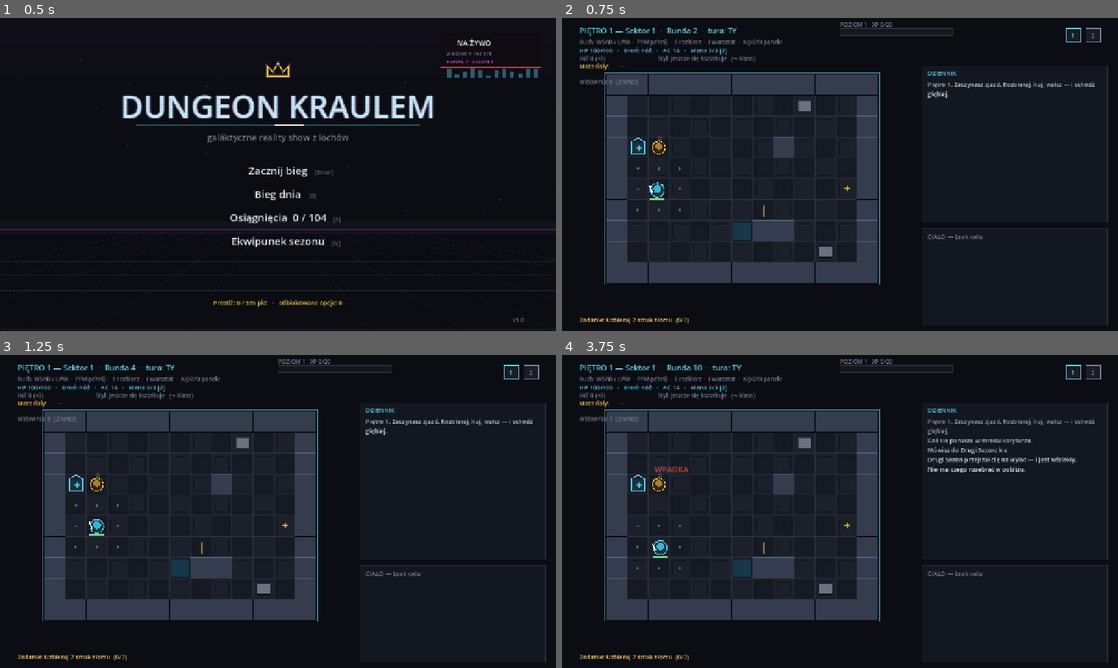
Above: before the commit, frames 1-4 (two rows, left to right).
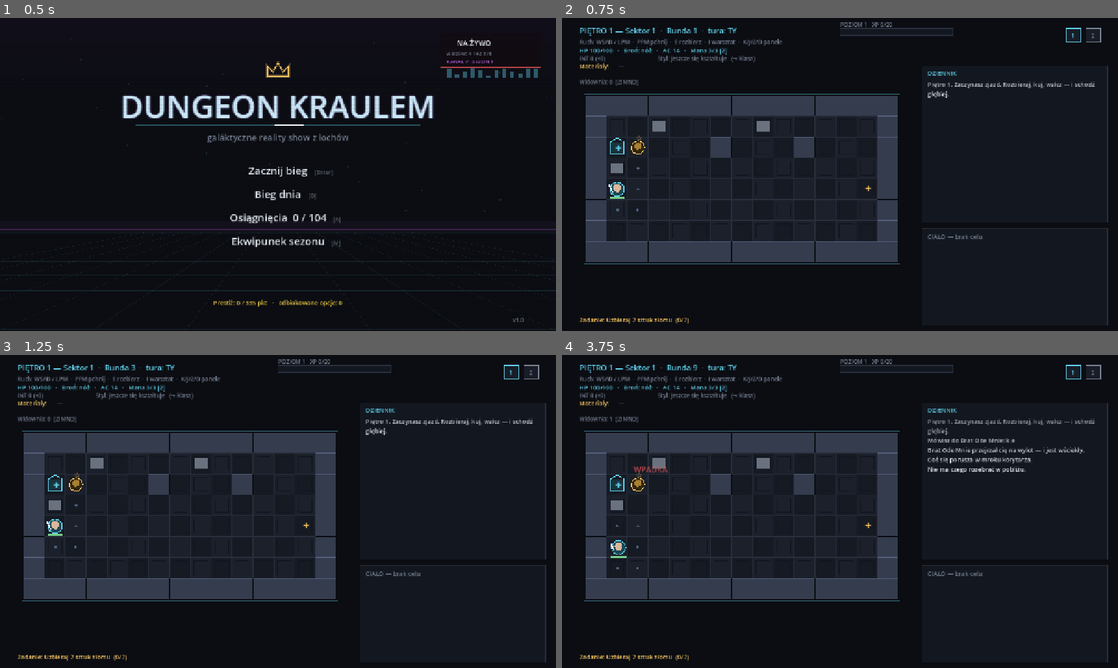
Above: after the commit, the same moments.

Repository: misiumen/crawlergame
Game: Godot game, scene res://scenes/Slice.tscn
Same seed, same stepped clock (60 frames per second), same inputs: the game is played once before the commit and once after it.
Inputs (mouse positions are in pixels of both pictures, inside the frame that each line leads up to):
- Up to frame 1 (0.5 s): no input
- Up to frame 2 (0.75 s): tap Enter at 0.5, 0.6 s; move the mouse to (962, 158) at 0.52 s; hold D from 0.53 s (still down); click (962, 158) at 0.67 s
- Up to frame 3 (1.25 s): keep holding D; tap Space at 0.77, 1.07 s; tap Keypad Enter at 0.8 s
- Up to frame 4 (3.75 s): tap Space at 1.25, 1.52, 1.82, 2.75, 3.02, 3.32 s; move the mouse to (728, 527) at 1.27 s; release D at 1.28 s; hold Down 1.28-2.03 s; tap Keypad Enter at 1.35 s; tap N at 1.55, 2.1 s; tap Enter at 2, 3.5 s; move the mouse to (895, 442) at 2.02 s; hold D 2.03-2.78 s; tap K at 2.3, 2.85 s; move the mouse to (812, 574) at 2.77 s; hold Up 2.78-3.53 s; click (812, 574) at 2.92 s; tap E at 3.05, 3.6 s; move the mouse to (1006, 558) at 3.52 s; hold A from 3.53 s (still down)

Frame 1 is identical in both runs. In frame 2, 21% of the frame differs, in the area x 4-61%, y 3-86%; in frame 3, 21%; in frame 4, 21%, in the area x 4-94%, y 3-86%.

Commit message:
Character creator before each run (identity + looks, live preview)
Playtest: picking the loadout through the meta screen was tedious. New
pre-run REJESTRACJA UCZESTNIKA screen (Abiotic-Factor-style):

- flow: title Start/New/Daily (and the meta screen's start) all open the
  creator; Enter with a save still continues directly; Esc backs out
- identity (left): owned species + origins, click to pick, hover shows the
  reward text under the preview; note points to the prestige shop [M]
- looks (right): steppers for skin, hair + color, torso shape, suit color,
  legs shape + color, feet — data in new sim/appearance.gd (5 skins,
  5 hairstyles, 5 hair colors, 3 torsos, 2 legs, 3 feet, 5 suit colors)
- live preview: procedural vector contestant on a neon pedestal breathing
  in place; the SAME appearance dict drives the in-game token (suit-tinted
  body, skin-colored head, hair arc)
- appearance persists to user://appearance.json AND rides into the run on
  player.flags - save round-trip tested
- ASCII <//> stepper glyphs: the web font fallback renders the triangle
  glyphs as tofu boxes

Gate: 648 GUT checks 0 failed, SMOKE OK (creator added to the smoke
walkthrough), web build screenshot-verified, exe + web zip rebuilt.

Co-Authored-By: Claude Opus 4.8 (1M context) <noreply@anthropic.com>

Diff:
--- a/dungeon-kraulem-godot/scenes/BoardView.gd
+++ b/dungeon-kraulem-godot/scenes/BoardView.gd
@@ -169,6 +169,9 @@
 var _run_seed: int = 20260605
 var _pending_daily := false      # title asked for the daily gauntlet
 var _reset_arm := false          # pause debug: achievements-wipe confirm armed
+var _creator_screen := false     # pre-run character creator (identity + looks)
+var _appearance: Dictionary = Appearance.defaults()
+var _cr_hover_desc := ""         # creator: reward text of the hovered identity row
 var _daily_run := false          # this run uses the shared date seed
 
 func _build() -> void:
@@ -517,22 +520,37 @@
 		elif kc == KEY_PAGEUP:   _ach_scroll = maxf(0.0, _ach_scroll - 480.0); queue_redraw()
 		return
 
-	# Title screen: Enter continues a save (or starts fresh), N forces a new run,
-	# A opens the achievements gallery.
+	# Character creator (sits on top of the title screen).
+	if _creator_screen:
+		if kc == KEY_ESCAPE:
+			_creator_screen = false
+			_play("close")
+			queue_redraw()
+		elif kc == KEY_ENTER or kc == KEY_KP_ENTER:
+			_creator_begin_run()
+		return
+
+	# Title screen: Enter continues a save (or opens the creator), N forces a
+	# new run, D the daily seed — both via the creator. A = achievements.
 	if _title:
 		if kc == KEY_A:
 			_open_ach_screen(); return
 		if kc == KEY_M:
 			_meta_screen = true; _meta_scroll = 0.0; queue_redraw(); return
 		if kc == KEY_D:
-			Save.clear()
 			_pending_daily = true
-			_build()
+			_open_creator()
 			return
 		if kc == KEY_N:
-			Save.clear()
-		if kc == KEY_ENTER or kc == KEY_KP_ENTER or kc == KEY_N or kc == KEY_SPACE:
-			_build()
+			_pending_daily = false
+			_open_creator()
+			return
+		if kc == KEY_ENTER or kc == KEY_KP_ENTER or kc == KEY_SPACE:
+			if Save.has_save():
+				_build()
+			else:
+				_pending_daily = false
+				_open_creator()
 		return
 
 	# Results screen: Enter starts a fresh run (after the read-your-death lockout).
@@ -837,9 +855,18 @@
 	_play("click")
 	var i: int = int(z.get("i", 0))
 	match z.get("kind", ""):
-		"title_continue", "title_start": _build()
-		"title_new":         Save.clear(); _build()
-		"title_daily":       Save.clear(); _pending_daily = true; _build()
+		"title_continue":    _build()
+		"title_start":       _pending_daily = false; _open_creator()
+		"title_new":         _pending_daily = false; _open_creator()
+		"title_daily":       _pending_daily = true; _open_creator()
+		"creator_back":      _creator_screen = false; _play("close"); queue_redraw()
+		"creator_start":     _creator_begin_run()
+		"cr_species":        MetaCatalog.set_species(z.get("s", "")); _play("click"); queue_redraw()
+		"cr_origin":         MetaCatalog.set_origin(z.get("s", "")); _play("click"); queue_redraw()
+		"cr_cyc":
+			_appearance = Appearance.cycle(_appearance, str(z.get("s", "")), int(z.get("i", 1)))
+			_play("click")
+			queue_redraw()
 		"summary_continue":
 			if _summary_lock <= 0.0:
 				_summary = {}; _summary_lines = []; _done = false
@@ -993,6 +1020,7 @@
 ## into the fresh-run player + run state. The faithful "menu of choices" payoff.
 func _apply_loadout() -> void:
 	var p := floor.player
+	p.flags["appearance"] = _appearance.duplicate()
 	var lo := MetaCatalog.loadout()
 	p.species_key = lo["species"]
 	p.origin_key = lo["origin"]
@@ -1337,11 +1365,11 @@
 		MetaCatalog.set_origin(key)
 	queue_redraw()
 
-## Start a fresh run from the loadout screen (abandons any in-progress save).
+## The loadout screen's START goes through the creator (it owns the final
+## confirm + appearance), abandoning any in-progress save on actual start.
 func _start_run_from_meta() -> void:
 	_meta_screen = false
-	Save.clear()
-	_build()
+	_open_creator()
 
 ## Open the achievements gallery. Looking at your own trophies is, itself, an
 ## achievement (a hidden one).
@@ -2832,6 +2860,12 @@
 		255: _char_screen = true
 		270: _char_screen = false; _pause_screen = true
 		285: _pause_screen = false
+		288: _open_creator()
+		292:
+			_appearance = Appearance.cycle(_appearance, "hair", 1)
+			_appearance = Appearance.cycle(_appearance, "skin", 1)
+		296:
+			_creator_screen = false
 		300:
 			print("SMOKE OK")
 			get_tree().quit(0)
@@ -2942,6 +2976,9 @@
 ## zones are rebuilt here so they always match exactly what is on screen.
 func _draw_ui(c: CanvasItem) -> void:
 	_click_zones.clear()
+	if _creator_screen:
+		_draw_creator(c)
+		return
 	# Full-screen content menus own the whole screen — no toasts layered over them.
 	if _meta_screen:
 		_draw_meta_screen(c)
@@ -3279,9 +3316,15 @@
 
 func _draw_player(e: CombatEntity, pos: Vector2, fade: float) -> void:
 	var col := COL_PLAYER; col.a = fade
-	draw_circle(pos, 16, Color(0.11, 0.20, 0.25, fade))
+	var ap: Dictionary = e.flags.get("appearance", {})
+	var suit: Color = Appearance.col(ap, "torso_col") if not ap.is_empty() else Color(0.23, 0.62, 0.72)
+	var skin: Color = Appearance.col(ap, "skin") if not ap.is_empty() else Color(0.85, 0.72, 0.62)
+	draw_circle(pos, 16, Color(suit.darkened(0.55), fade))
 	draw_arc(pos, 16, 0, TAU, 24, col, 2.0)
-	draw_circle(pos + Vector2(0, -3), 9, Color(0.23, 0.70, 0.82, fade))
+	draw_circle(pos + Vector2(0, -3), 9, Color(skin, fade))
+	if not ap.is_empty() and str(Appearance.opt(ap, "hair").get("kind", "bald")) != "bald":
+		draw_arc(pos + Vector2(0, -3), 8.4, PI, TAU, 16,
+			Color(Appearance.col(ap, "hair_col"), fade), 3.0)
 	draw_line(pos + Vector2(-11, 6), pos + Vector2(-18, -10), Color(COL_BRIGHT, fade), 3.0)
 	# HP bar under your own token (green→amber→red) so danger reads at a glance.
 	if e.max_hp > 0:
@@ -3382,7 +3425,7 @@
 		if hov:
 			# soft glow bar + arrows flanking the hovered entry
 			c.draw_rect(Rect2(640 - lw / 2.0 - 70, y - 22, lw + 140, 32), Color(ac, 0.08))
-			c.draw_string(_font, Vector2(640 - lw / 2.0 - 42, y), "\u25b6",
+			c.draw_string(_font, Vector2(640 - lw / 2.0 - 42, y), ">",
 				HORIZONTAL_ALIGNMENT_LEFT, -1, 17, ac)
 			c.draw_string(_font, Vector2(0, y + 1), label,
 				HORIZONTAL_ALIGNMENT_CENTER, 1280, 24, Color(ac, 0.45))
@@ -3982,7 +4025,7 @@
 	c.draw_rect(start, Color(0.10, 0.20, 0.12, 0.96) if shot else Color(0.08, 0.13, 0.10, 0.9))
 	c.draw_rect(start, COL_GREEN, false, 2.0 if shot else 1.5)
 	c.draw_string(_font, Vector2(start.position.x + 16, start.position.y + 26),
-		"▶  ROZPOCZNIJ BIEG  [Enter]", HORIZONTAL_ALIGNMENT_LEFT, -1, 18, COL_GREEN)
+		">>  ROZPOCZNIJ BIEG  [Enter]", HORIZONTAL_ALIGNMENT_LEFT, -1, 18, COL_GREEN)
 	_zone(start, "meta_start")
 
 	# ── Scrollable two-column list of every catalog entry ──
@@ -4824,3 +4867,194 @@
 	c.draw_string(_font, Vector2(px + 16, cy + 20),
 		"kliknij przedmiot = użyj · kliknij skrzynkę = otwórz · ([1–9] / Enter też działają)",
 		HORIZONTAL_ALIGNMENT_LEFT, -1, 12, COL_DIM)
+
+
+# ── Character creator (pre-run): identity + looks ─────────────────────────────
+
+func _open_creator() -> void:
+	_appearance = Appearance.load_saved()
+	_creator_screen = true
+	_play("open")
+	queue_redraw()
+
+func _creator_begin_run() -> void:
+	Appearance.save(_appearance)
+	_creator_screen = false
+	Save.clear()
+	_build()
+
+func _draw_creator(c: CanvasItem) -> void:
+	var t := Time.get_ticks_msec() / 1000.0
+	c.draw_rect(Rect2(0, 0, 1280, 720), COL_BG)
+	# the title's studio backdrop, minus the logo block
+	for i in 16:
+		c.draw_rect(Rect2(0, i * 12, 1280, 12),
+			Color(0.32, 0.12, 0.42, 0.06 * (1.0 - i / 16.0)))
+	var hor := 560.0
+	c.draw_rect(Rect2(0, hor - 6, 1280, 2), Color(COL_PURPLE, 0.18))
+	for k in 13:
+		var fx := (k - 6) / 6.0
+		c.draw_line(Vector2(640 + fx * 280.0, hor), Vector2(640 + fx * 1400.0, 720),
+			Color(COL_CYAN, 0.06), 1.0)
+	c.draw_string(_font, Vector2(0, 64), "REJESTRACJA UCZESTNIKA",
+		HORIZONTAL_ALIGNMENT_CENTER, 1280, 34, COL_CYAN)
+	c.draw_string(_font, Vector2(0, 92), "Kanał 7 kompletuje twój profil przed zjazdem",
+		HORIZONTAL_ALIGNMENT_CENTER, 1280, 14, COL_DIM)
+	if _pending_daily:
+		c.draw_string(_font, Vector2(0, 116), "— BIEG DNIA: cała galaktyka na tym samym torze —",
+			HORIZONTAL_ALIGNMENT_CENTER, 1280, 13, COL_PURPLE)
+
+	# Identity (left): owned species + origins; click to pick.
+	var lo := MetaCatalog.loadout()
+	var lp := Rect2(56, 130, 350, 540)
+	_panel(c, lp, COL_CYAN, "TOŻSAMOŚĆ")
+	var y := lp.position.y + 44.0
+	for sec in [["GATUNEK", "species", lo["species"], "cr_species"],
+			["POCHODZENIE", "origin", lo["origin"], "cr_origin"]]:
+		c.draw_string(_font, Vector2(lp.position.x + 16, y), str(sec[0]),
+			HORIZONTAL_ALIGNMENT_LEFT, -1, 13, COL_AMBER)
+		y += 10.0
+		for key in MetaCatalog.ORDER:
+			if MetaCatalog.kind_of(key) != str(sec[1]) or not MetaCatalog.is_owned(key):
+				continue
+			var rc := Rect2(lp.position.x + 12, y, lp.size.x - 24, 22)
+			var sel: bool = key == str(sec[2])
+			var hov := _hover(rc)
+			if sel or hov:
+				c.draw_rect(rc, Color(COL_CYAN, 0.16 if sel else 0.07))
+			if sel:
+				c.draw_string(_font, Vector2(rc.position.x + 6, y + 16), ">",
+					HORIZONTAL_ALIGNMENT_LEFT, -1, 13, COL_CYAN)
+			c.draw_string(_font, Vector2(rc.position.x + 22, y + 16),
+				str(MetaCatalog.def_of(key).get("label", key)),
+				HORIZONTAL_ALIGNMENT_LEFT, -1, 13,
+				COL_BRIGHT if sel else (COL_CYAN if hov else COL_DIM))
+			if hov:
+				_cr_hover_desc = str(MetaCatalog.def_of(key).get("reward", ""))
+			_zone(rc, str(sec[3]), 0, key)
+			y += 24.0
+		y += 20.0
+	c.draw_string(_font, Vector2(lp.position.x + 16, lp.position.y + lp.size.y - 16),
+		"Nowe gatunki i pochodzenia kupisz za prestiż [M]",
+		HORIZONTAL_ALIGNMENT_LEFT, -1, 11, Color(COL_DIM, 0.8))
+
+	# Looks (right): a stepper per slot, color slots get a swatch.
+	var rp := Rect2(874, 130, 350, 470)
+	_panel(c, rp, COL_GREEN, "WYGLĄD")
+	var ry := rp.position.y + 56.0
+	for slot in Appearance.SLOT_ORDER:
+		c.draw_string(_font, Vector2(rp.position.x + 16, ry - 8), str(Appearance.SLOT_LABELS[slot]),
+			HORIZONTAL_ALIGNMENT_LEFT, -1, 12, COL_DIM)
+		for pair in [[-1, "<", 16.0], [1, ">", rp.size.x - 44.0]]:
+			var ab := Rect2(rp.position.x + float(pair[2]), ry, 28, 24)
+			var ah := _hover(ab)
+			c.draw_rect(ab, Color(COL_GREEN, 0.22 if ah else 0.08))
+			c.draw_rect(ab, Color(COL_GREEN, 0.8 if ah else 0.3), false, 1.0)
+			c.draw_string(_font, Vector2(ab.position.x + 9, ab.position.y + 18), str(pair[1]),
+				HORIZONTAL_ALIGNMENT_LEFT, -1, 13, COL_GREEN)
+			_zone(ab, "cr_cyc", int(pair[0]), slot)
+		var od := Appearance.opt(_appearance, slot)
+		c.draw_string(_font, Vector2(rp.position.x + 50, ry + 17), str(od.get("label", "?")),
+			HORIZONTAL_ALIGNMENT_CENTER, rp.size.x - 100, 14, COL_BRIGHT)
+		if od.has("col"):
+			var sw := Rect2(rp.position.x + rp.size.x - 78, ry + 4, 16, 16)
+			c.draw_rect(sw, od["col"])
+			c.draw_rect(sw, COL_GRID, false, 1.0)
+		ry += 50.0
+
+	# Live preview: the contestant on a neon pedestal, breathing.
+	var ped := Vector2(640, 532)
+	var pts := PackedVector2Array()
+	for i in 28:
+		var a := TAU * i / 28.0
+		pts.append(ped + Vector2(cos(a) * 78.0, sin(a) * 17.0))
+	c.draw_colored_polygon(pts, Color(COL_CYAN, 0.08))
+	pts.append(pts[0])
+	c.draw_polyline(pts, Color(COL_CYAN, 0.45), 1.5)
+	_draw_figure(c, Vector2(640, 524.0 + sin(t * 1.4) * 2.0), 6.0, _appearance)
+	c.draw_string(_font, Vector2(450, 568), str(MetaCatalog.def_of(lo["species"]).get("label", "?")),
+		HORIZONTAL_ALIGNMENT_CENTER, 380, 14, COL_CYAN)
+	# hovered identity reward, under the pedestal
+	if _cr_hover_desc != "":
+		var dl := _wrap_text(_cr_hover_desc, 380.0, 12)
+		for i in mini(dl.size(), 2):
+			c.draw_string(_font, Vector2(450, 596 + i * 16), str(dl[i]),
+				HORIZONTAL_ALIGNMENT_CENTER, 380, 12, COL_DIM)
+		_cr_hover_desc = ""
+
+	# Start + back.
+	var sb := Rect2(490, 636, 300, 46)
+	var sh := _hover(sb)
+	c.draw_rect(sb, Color(COL_GREEN, 0.25 if sh else 0.12))
+	c.draw_rect(sb, COL_GREEN if sh else Color(COL_GREEN, 0.5), false, 2.0)
+	c.draw_string(_font, Vector2(sb.position.x, sb.position.y + 30), ">>  ROZPOCZNIJ ZJAZD   [Enter]",
+		HORIZONTAL_ALIGNMENT_CENTER, sb.size.x, 17, COL_BRIGHT)
+	_zone(sb, "creator_start")
+	var bb := Rect2(56, 684, 180, 26)
+	c.draw_string(_font, Vector2(bb.position.x, bb.position.y + 18), "<  Wróć   [Esc]",
+		HORIZONTAL_ALIGNMENT_LEFT, -1, 14, COL_BRIGHT if _hover(bb) else COL_DIM)
+	_zone(bb, "creator_back")
+
+## The procedural contestant figure. `base` = where the feet touch the ground,
+## `s` = scale (1.0 is roughly a 36 px figure). Reads ONLY the appearance dict,
+## so the creator preview and any future zoomed views stay in sync.
+func _draw_figure(c: CanvasItem, base: Vector2, s: float, ap: Dictionary) -> void:
+	var skin := Appearance.col(ap, "skin")
+	var hairc := Appearance.col(ap, "hair_col")
+	var suit := Appearance.col(ap, "torso_col")
+	var pants := Appearance.col(ap, "legs_col")
+	var tw: float = float(Appearance.opt(ap, "torso").get("w", 1.0))
+	var lwf: float = float(Appearance.opt(ap, "legs").get("w", 1.0))
+	var hk: String = str(Appearance.opt(ap, "hair").get("kind", "bald"))
+	var fk: String = str(Appearance.opt(ap, "feet").get("kind", "boots"))
+	var head_r := 5.0 * s
+	var torso_h := 13.0 * s
+	var leg_h := 12.0 * s
+	var torso_w := 9.0 * s * tw
+	var leg_w := 3.2 * s * lwf
+	var hip := base + Vector2(0, -leg_h)
+	var neck := hip + Vector2(0, -torso_h)
+	# legs + feet
+	for sgn in [-1.0, 1.0]:
+		var lx: float = float(sgn) * torso_w * 0.28
+		c.draw_line(hip + Vector2(lx, 0), base + Vector2(lx, 0), pants, leg_w)
+		match fk:
+			"boots":
+				c.draw_rect(Rect2(base.x + lx - 2.6 * s, base.y - 2.8 * s, 5.2 * s, 3.0 * s),
+					Color(0.20, 0.16, 0.14))
+			"sneakers":
+				c.draw_rect(Rect2(base.x + lx - 2.4 * s, base.y - 1.8 * s, 4.8 * s, 2.0 * s),
+					Color(0.85, 0.85, 0.90))
+			"sandals":
+				c.draw_rect(Rect2(base.x + lx - 2.2 * s, base.y - 1.0 * s, 4.4 * s, 1.2 * s),
+					Color(0.50, 0.36, 0.20))
+	# torso (a trapeze: shoulders wider than hips)
+	c.draw_colored_polygon(PackedVector2Array([
+		neck + Vector2(-torso_w / 2.0, 0), neck + Vector2(torso_w / 2.0, 0),
+		hip + Vector2(torso_w * 0.42, 0), hip + Vector2(-torso_w * 0.42, 0)]), suit)
+	# arms + hands
+	for sgn in [-1.0, 1.0]:
+		var ax: float = float(sgn) * (torso_w / 2.0 + 1.4 * s)
+		c.draw_line(neck + Vector2(float(sgn) * torso_w / 2.0, 1.5 * s),
+			neck + Vector2(ax, torso_h * 0.78), suit.darkened(0.18), 2.6 * s)
+		c.draw_circle(neck + Vector2(ax, torso_h * 0.78), 1.5 * s, skin)
+	# head + face
+	var hc := neck + Vector2(0, -head_r - 1.0 * s)
+	c.draw_circle(hc, head_r, skin)
+	c.draw_rect(Rect2(hc.x - head_r * 0.55, hc.y - 0.8 * s, head_r * 1.1, 1.6 * s),
+		Color(0.10, 0.12, 0.16, 0.9))
+	# hair
+	match hk:
+		"short":
+			c.draw_arc(hc, head_r * 0.98, PI, TAU, 12, hairc, 2.6 * s)
+		"mohawk":
+			c.draw_rect(Rect2(hc.x - 1.2 * s, hc.y - head_r - 2.6 * s, 2.4 * s, 3.4 * s), hairc)
+		"long":
+			c.draw_arc(hc, head_r * 0.98, PI, TAU, 12, hairc, 2.6 * s)
+			for sgn in [-1.0, 1.0]:
+				c.draw_line(hc + Vector2(float(sgn) * head_r * 0.9, 0),
+					hc + Vector2(float(sgn) * head_r * 0.95, head_r * 2.1), hairc, 1.8 * s)
+		"tail":
+			c.draw_arc(hc, head_r * 0.98, PI, TAU, 12, hairc, 2.6 * s)
+			c.draw_line(hc + Vector2(head_r * 0.7, -head_r * 0.4),
+				hc + Vector2(head_r * 1.3, head_r * 1.3), hairc, 1.6 * s)
--- /dev/null
+++ b/dungeon-kraulem-godot/sim/appearance.gd
@@ -0,0 +1,109 @@
+class_name Appearance
+extends RefCounted
+## Character looks: a handful of choices per slot (Abiotic-Factor style picker),
+## rendered procedurally by the player painters — the creator's big preview and
+## the in-game board token read the SAME data. Pure data + persistence, no nodes.
+##
+## An appearance is a plain Dictionary {slot -> option index}; it rides into the
+## run on player.flags["appearance"], so the save round-trips it for free.
+
+const SAVE_PATH := "user://appearance.json"
+
+const SKIN := [
+	{"label": "Blada",   "col": Color(0.85, 0.72, 0.62)},
+	{"label": "Śniada",  "col": Color(0.72, 0.55, 0.40)},
+	{"label": "Ciemna",  "col": Color(0.45, 0.32, 0.24)},
+	{"label": "Sina",    "col": Color(0.55, 0.62, 0.72)},
+	{"label": "Zielona", "col": Color(0.48, 0.62, 0.42)},
+]
+const HAIR := [
+	{"label": "Łysina",  "kind": "bald"},
+	{"label": "Krótkie", "kind": "short"},
+	{"label": "Irokez",  "kind": "mohawk"},
+	{"label": "Długie",  "kind": "long"},
+	{"label": "Kucyk",   "kind": "tail"},
+]
+const HAIR_COL := [
+	{"label": "Czarne",  "col": Color(0.12, 0.10, 0.12)},
+	{"label": "Blond",   "col": Color(0.85, 0.74, 0.42)},
+	{"label": "Rude",    "col": Color(0.72, 0.36, 0.18)},
+	{"label": "Siwe",    "col": Color(0.75, 0.78, 0.82)},
+	{"label": "Neonowe", "col": Color(0.30, 0.85, 0.95)},
+]
+const TORSO := [
+	{"label": "Szczupły", "w": 0.85},
+	{"label": "Średni",   "w": 1.0},
+	{"label": "Szeroki",  "w": 1.2},
+]
+const LEGS := [
+	{"label": "Proste",  "w": 0.9},
+	{"label": "Masywne", "w": 1.15},
+]
+const FEET := [
+	{"label": "Ciężkie buty", "kind": "boots"},
+	{"label": "Trampki",      "kind": "sneakers"},
+	{"label": "Sandały",      "kind": "sandals"},
+]
+## Contestant jumpsuit palette (torso + legs pick from the same set).
+const CLOTH_COL := [
+	{"label": "Cyjan",     "col": Color(0.23, 0.62, 0.72)},
+	{"label": "Pomarańcz", "col": Color(0.85, 0.50, 0.20)},
+	{"label": "Zieleń",    "col": Color(0.35, 0.62, 0.38)},
+	{"label": "Fiolet",    "col": Color(0.55, 0.35, 0.68)},
+	{"label": "Szarość",   "col": Color(0.45, 0.48, 0.55)},
+]
+
+const SLOTS := {
+	"skin": SKIN, "hair": HAIR, "hair_col": HAIR_COL, "torso": TORSO,
+	"torso_col": CLOTH_COL, "legs": LEGS, "legs_col": CLOTH_COL, "feet": FEET,
+}
+const SLOT_LABELS := {
+	"skin": "Skóra", "hair": "Fryzura", "hair_col": "Kolor włosów",
+	"torso": "Tułów", "torso_col": "Kolor stroju", "legs": "Nogi",
+	"legs_col": "Kolor spodni", "feet": "Stopy",
+}
+const SLOT_ORDER := ["skin", "hair", "hair_col", "torso", "torso_col", "legs", "legs_col", "feet"]
+
+static func defaults() -> Dictionary:
+	var d: Dictionary = {}
+	for k in SLOT_ORDER:
+		d[k] = 0
+	return d
+
+## Current option dict for a slot (index clamped, so stale saves never crash).
+static func opt(ap: Dictionary, slot: String) -> Dictionary:
+	var opts: Array = SLOTS.get(slot, [])
+	if opts.is_empty():
+		return {}
+	var i: int = clampi(int(ap.get(slot, 0)), 0, opts.size() - 1)
+	return opts[i]
+
+static func col(ap: Dictionary, slot: String) -> Color:
+	return opt(ap, slot).get("col", Color.WHITE)
+
+## Step a slot's index by dir (wraps both ways). Returns a NEW dict.
+static func cycle(ap: Dictionary, slot: String, dir: int) -> Dictionary:
+	var out := ap.duplicate()
+	var n: int = (SLOTS.get(slot, []) as Array).size()
+	if n > 0:
+		out[slot] = posmod(int(ap.get(slot, 0)) + dir, n)
+	return out
+
+static func save(ap: Dictionary) -> void:
+	var f := FileAccess.open(SAVE_PATH, FileAccess.WRITE)
+	if f != null:
+		f.store_string(JSON.stringify(ap))
+
+static func load_saved() -> Dictionary:
+	var d := defaults()
+	if not FileAccess.file_exists(SAVE_PATH):
+		return d
+	var f := FileAccess.open(SAVE_PATH, FileAccess.READ)
+	if f == null:
+		return d
+	var parsed: Variant = JSON.parse_string(f.get_as_text())
+	if parsed is Dictionary:
+		for k in SLOT_ORDER:
+			if (parsed as Dictionary).has(k):
+				d[k] = int(parsed[k])
+	return d
--- a/dungeon-kraulem-godot/tests/test_progression.gd
+++ b/dungeon-kraulem-godot/tests/test_progression.gd
@@ -445,5 +445,16 @@
 	var prs := CombatSim.new(prb, {1: prp}, 1, 7)
 	_ck(prs.player().origin_trait == "preacher", "the sim sees the preacher trait")
 
+	# ── Character creator data (appearance) ───────────────────────────────────
+	var apd := Appearance.defaults()
+	_ck(apd.size() == Appearance.SLOT_ORDER.size(), "appearance defaults cover every slot")
+	var apc := Appearance.cycle(apd, "hair", -1)
+	_ck(int(apc["hair"]) == Appearance.HAIR.size() - 1, "appearance cycle wraps backwards")
+	_ck(int(Appearance.cycle(apc, "hair", 1)["hair"]) == 0, "appearance cycle wraps forwards")
+	Appearance.save(apc)
+	_ck(int(Appearance.load_saved()["hair"]) == Appearance.HAIR.size() - 1,
+		"appearance persists to disk")
+	Appearance.save(Appearance.defaults())   # leave a clean profile behind
+
 	print("=== %d checks, %d failed ===" % [_n, _f])
 	quit(_f)
--- a/dungeon-kraulem-godot/tests/test_save.gd
+++ b/dungeon-kraulem-godot/tests/test_save.gd
@@ -54,6 +54,7 @@
 	floor.class_offered = true
 	floor.player.mana = 2
 	floor.player.origin_trait = "preacher"
+	floor.player.flags["appearance"] = {"skin": 2, "hair": 1}
 	floor.player.max_mana = 7
 	var a_box := GameBox.new("sponsor", "NovaChem", Rarity.RARE)
 	a_box.contents.append({"type": "material", "key": "złom", "qty": 3})
@@ -93,6 +94,8 @@
 	_ck(int(p2.stats.get("CHA", 0)) == 4, "player stats restored")
 	_ck(p2.mana == 2 and p2.max_mana == 7, "mana restored (was silently reset before)")
 	_ck(p2.origin_trait == "preacher", "origin trait survives the checkpoint")
+	_ck(int((p2.flags.get("appearance", {}) as Dictionary).get("skin", -1)) == 2,
+		"appearance flag survives the checkpoint")
 	_ck(fl2.boxes.size() == 1, "unopened lootboxes survive a resume")
 	_ck((fl2.boxes[0] as GameBox).rarity == Rarity.RARE and (fl2.boxes[0] as GameBox).source_name == "NovaChem",
 		"box tier + sponsor restored")
